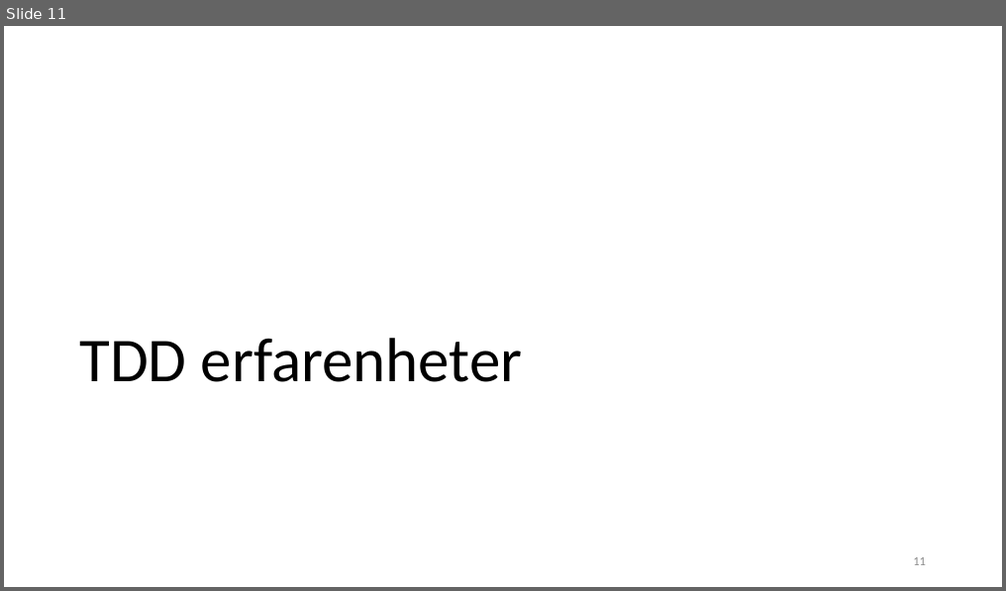
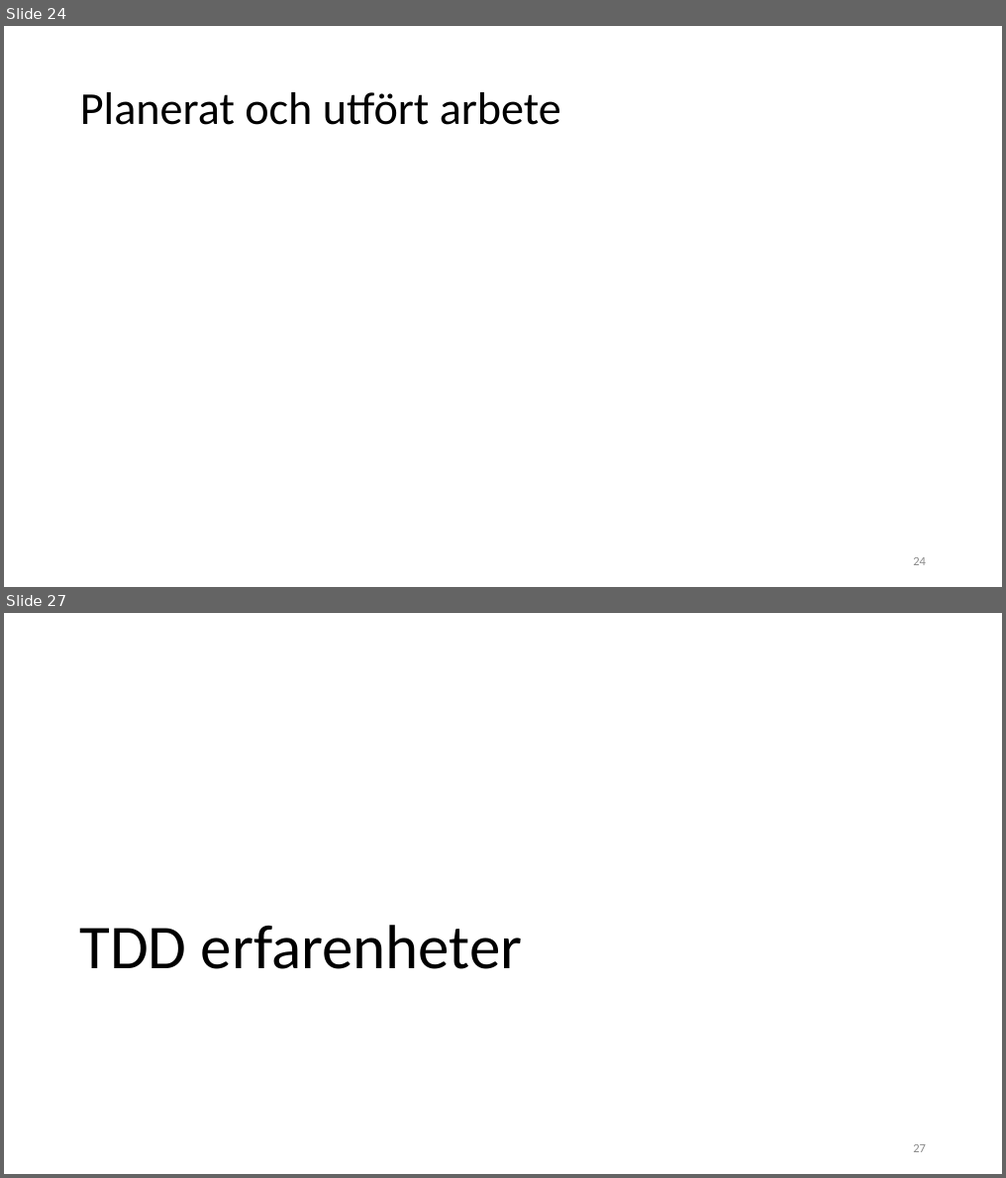
Before and after one commit to forrpa/Fake-Game-Testing, a slide deck: slutredovisning.pptx. Shown one above the other, each under a label of ours: slide 11 before the commit, slides 24 and 27 after it; the slides between them are not shown. The pictures are 1006x591 and 1006x1178 pixels, drawn with LibreOffice and Linux fonts; fonts in the diff are those of the drawing. Boxes give left, top, right and bottom in pixels: in the first picture for what was removed or moved away, otherwise in the second. Text is boxed around its words. In the diff, an @@ line names an element or a change of style, - is before the commit and + after.

```diff
--- a/slutredovisning.pptx
+++ b/slutredovisning.pptx
@@ slide 24 added at [4,26,1002,587], background #FFFFFF @@
@@ title added at [80,92,561,125], 44 pt, text #000000 @@
+Planerat och utfört arbete
@@ page number added at [913,558,926,566], 12 pt, text #8C8C8C @@
+24
@@ what was slide 11 is now slide 27 @@
@@ page number at [913,1145,926,1153]: text changed @@
-11
+27
```
Also in this commit, not shown: 1 slide changed, 16 other slides added, 1 slide removed.
